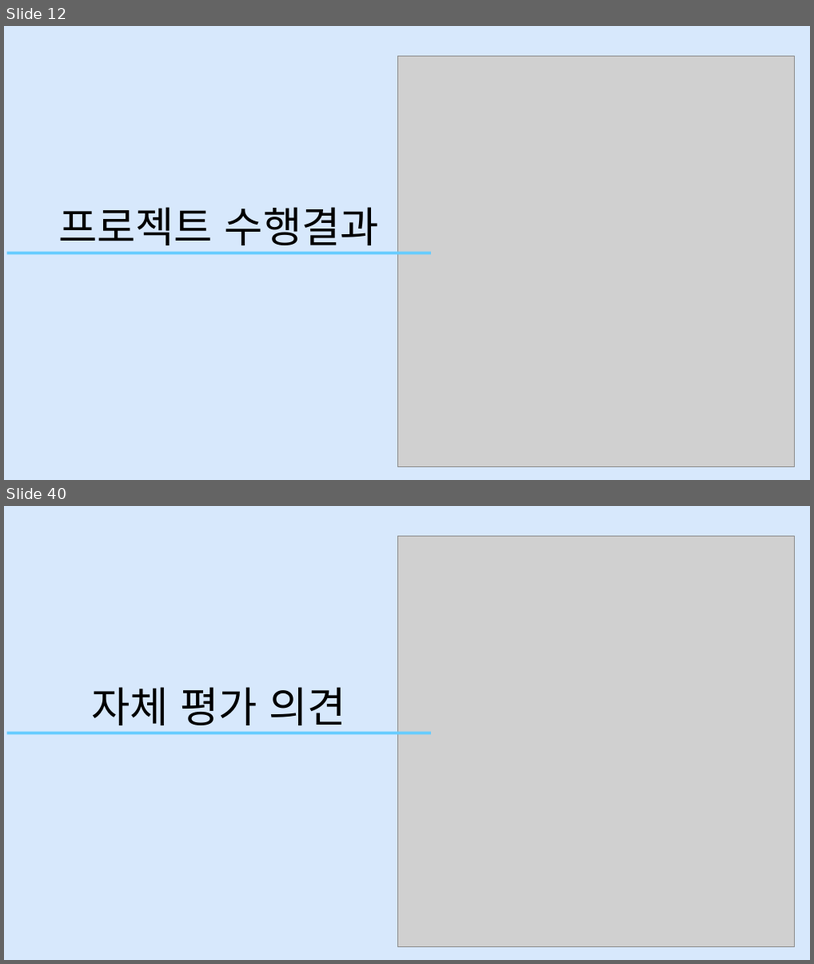
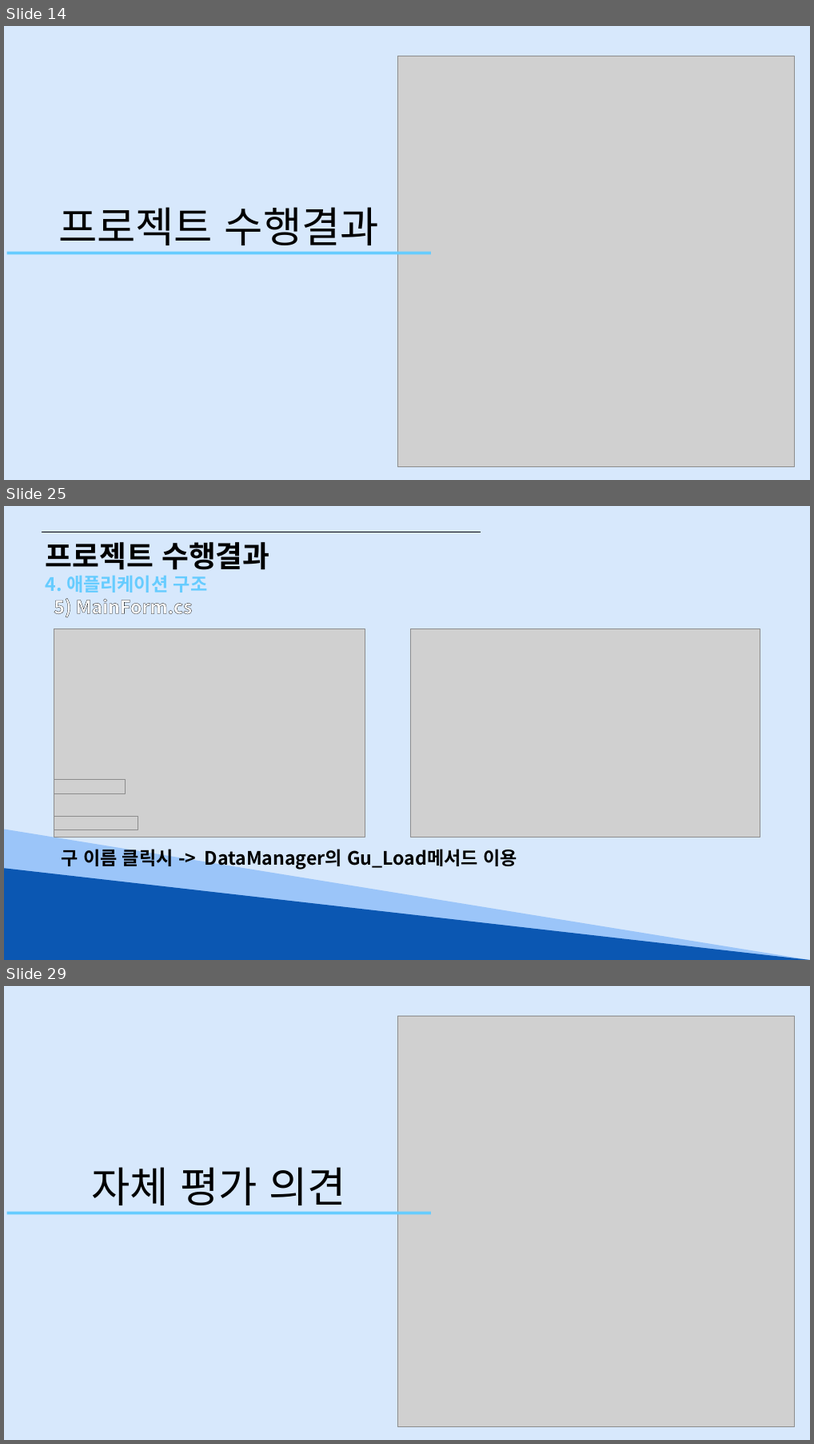
Before and after one commit to Hyno2/CSharpProject, a slide deck: 앉아써 팀(대구광역시 맛집데이터 조회시스템).pptx. Shown one above the other, each under a label of ours: slides 12 and 40 before the commit, slides 14, 25 and 29 after it; the slides between them are not shown. The pictures are 814x964 and 814x1444 pixels, drawn with LibreOffice and Linux fonts; fonts in the diff are those of the drawing; grey boxes stand for pictures. Boxes give left, top, right and bottom in pixels: in the first picture for what was removed or moved away, otherwise in the second. Text is boxed around its words. In the diff, an @@ line names an element or a change of style, - is before the commit and + after.

```diff
--- a/앉아써 팀(대구광역시 맛집데이터 조회시스템).pptx
+++ b/앉아써 팀(대구광역시 맛집데이터 조회시스템).pptx
@@ slide 25 added at <box>4,506,810,960</box>, background #FFFFFF; not listed: 1 template element that a slide beside it also shows @@
@@ line added from (42, 532) to (481, 532), #000000 0.5 pt @@
@@ text added at <box>46,542,270,570</box>, 35 pt, text #000000, bold @@
+프로젝트 수행결과
@@ text added at <box>46,575,207,618</box>, 22 pt, text #FFFFFF, bold @@
+4. 애플리케이션 구조
+5) MainForm.cs
@@ picture added at <box>54,629,365,837</box> @@
@@ picture added at <box>411,629,761,837</box> @@
@@ picture added at <box>54,779,125,793</box> @@
@@ picture added at <box>54,816,138,830</box> @@
@@ right triangle added at <box>4,829,810,960</box>, fill #9BC5F9 @@
@@ text added at <box>61,846,517,869</box>, 22 pt, text #000000, bold @@
+구 이름 클릭시 -> DataManager의 Gu_Load메서드 이용
@@ right triangle added at <box>4,868,810,960</box>, fill #0B57B2 @@
@@ what was slide 12 is now slide 14 @@
@@ what was slide 40 is now slide 29 @@
```
Also in this commit, not shown: 13 slides changed, 2 other slides added, 14 slides removed, 2 other files.
